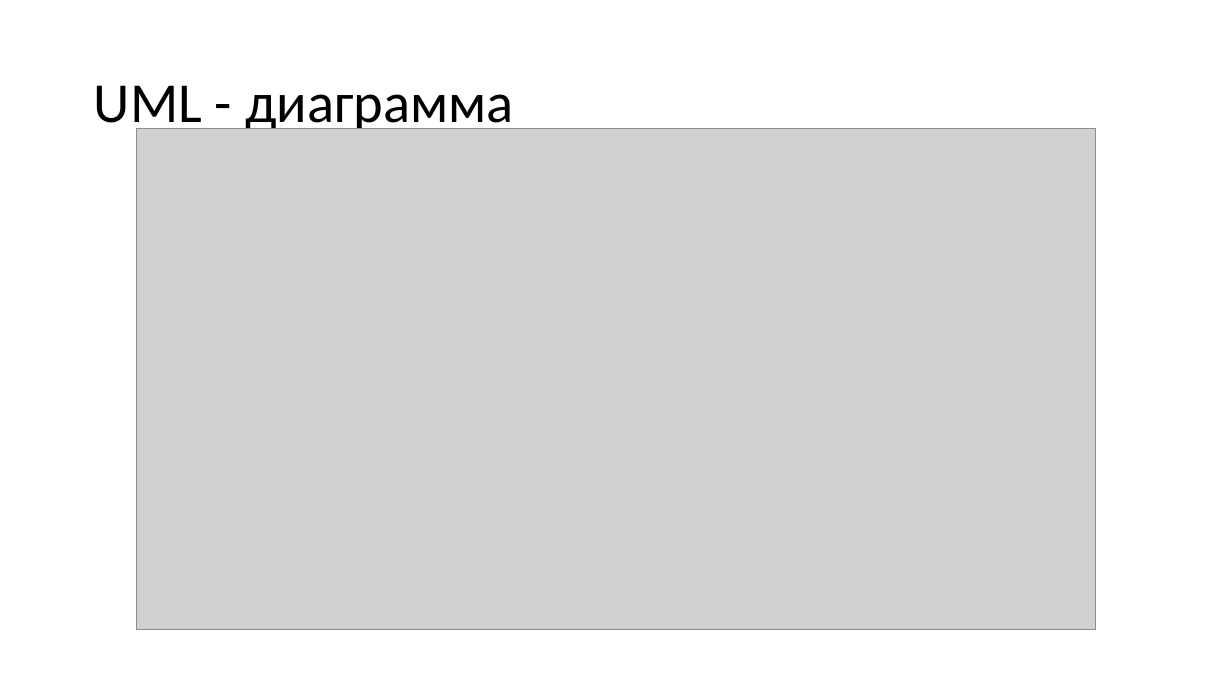
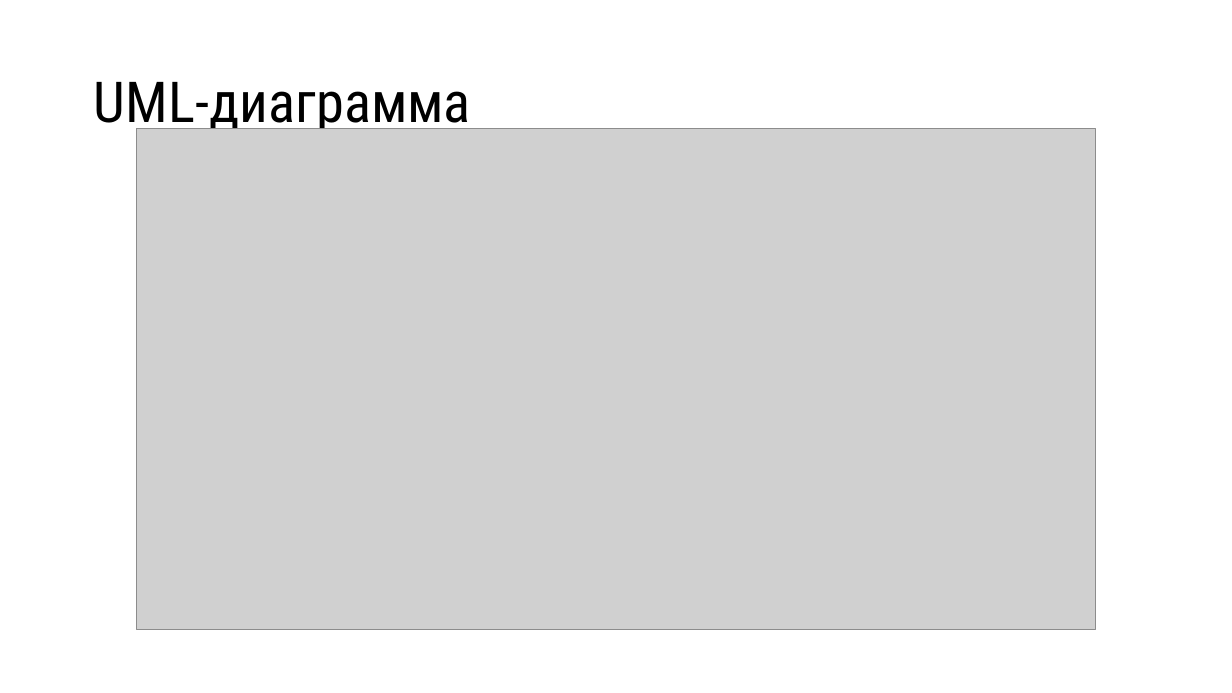
Before and after one commit to Lynech/the-reflected-signal-simulator, a slide deck: slide 9 of presentation.pptx. Drawn at 1232x693 pixels with LibreOffice and Linux fonts; fonts in the diff are those of the drawing; grey boxes stand for pictures. Boxes give left, top, right and bottom in pixels: in the first picture for what was removed or moved away, otherwise in the second. Text is boxed around its words. In the diff, an @@ line names an element or a change of style, - is before the commit and + after.

```diff
--- a/presentation.pptx
+++ b/presentation.pptx
@@ title at [94,82,471,135]: text changed; font Calibri to Roboto Condensed @@
-UML - диаграмма
+UML-диаграмма
```
Also in this commit, not shown: 14 other slides changed, 1 slide added, 1 other file.
